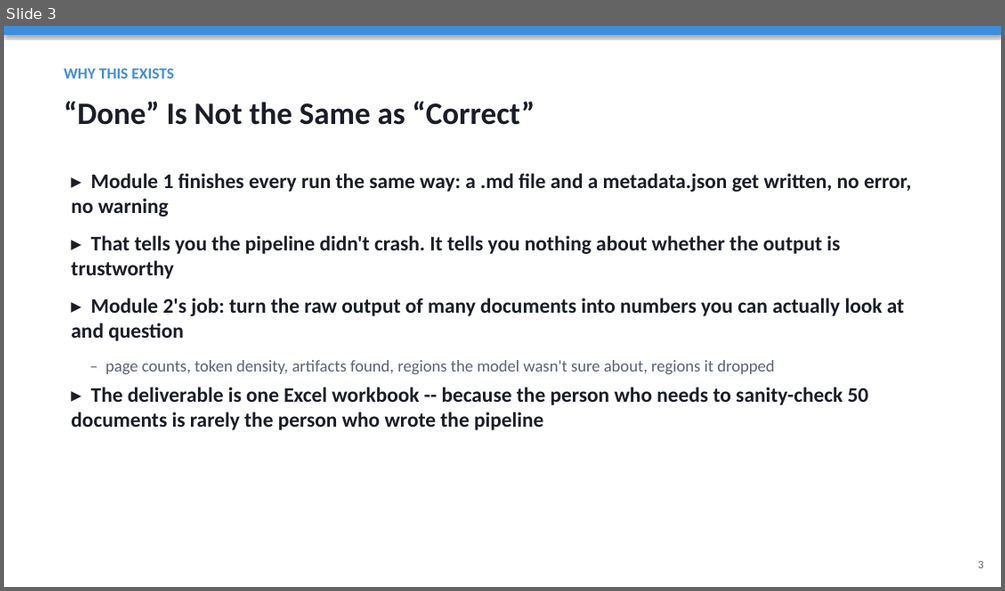
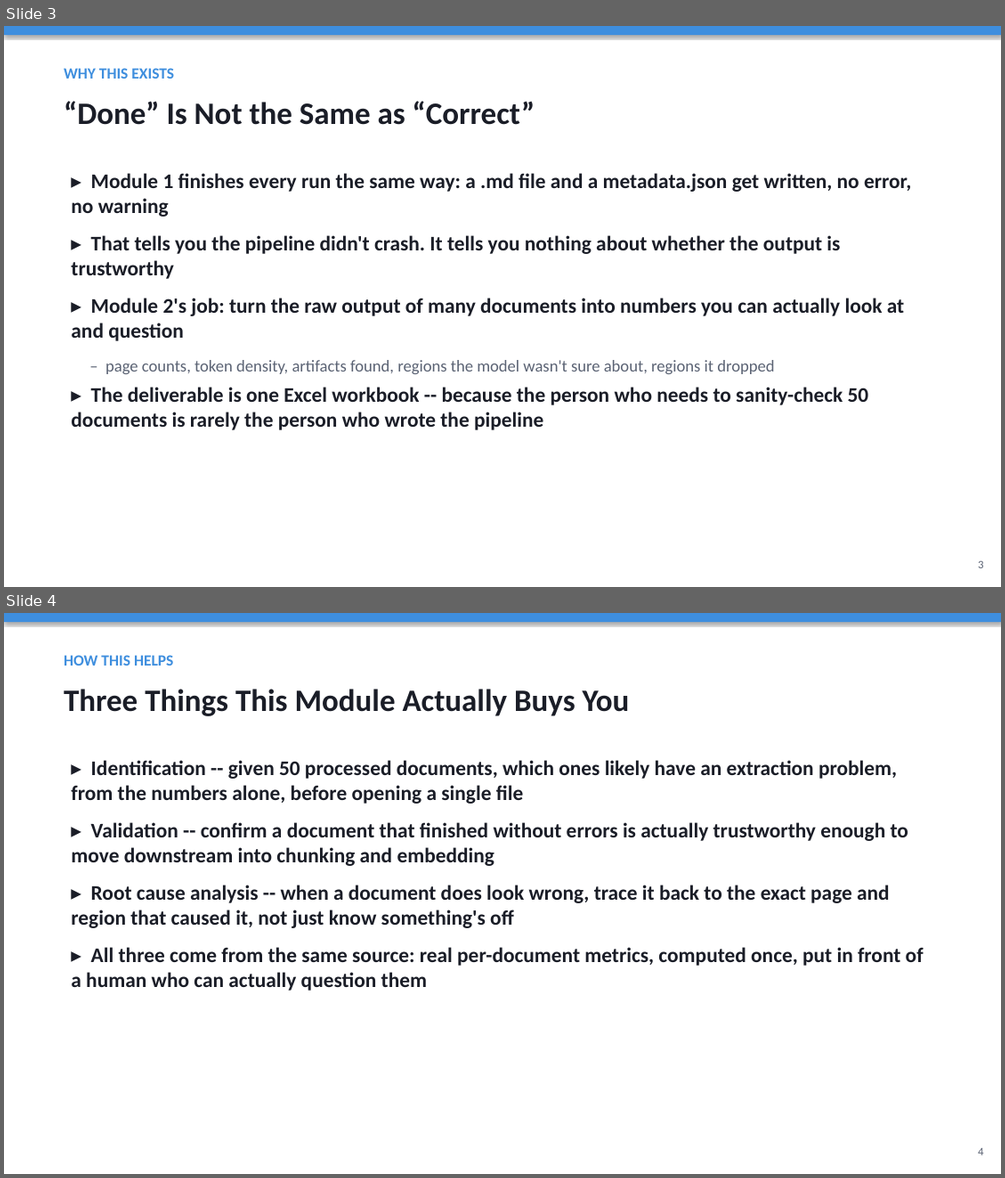
Before and after one commit to HITTESH2003/TRAINING, a slide deck: 2. ANALYSIS/Analysis_Module_Overview.pptx. Shown one above the other, each under a label of ours: slide 3 before the commit, slides 3 and 4 after it. The pictures are 1005x591 and 1005x1178 pixels, drawn with LibreOffice and Linux fonts; fonts in the diff are those of the drawing. Boxes give left, top, right and bottom in pixels: in the first picture for what was removed or moved away, otherwise in the second. Text is boxed around its words. In the diff, an @@ line names an element or a change of style, - is before the commit and + after.

```diff
--- a/2. ANALYSIS/Analysis_Module_Overview.pptx
+++ b/2. ANALYSIS/Analysis_Module_Overview.pptx
@@ slide 4 added at box(4, 613, 1001, 1174), background #FFFFFF @@
@@ rectangle added at box(4, 613, 1001, 622), fill #3E8EDE @@
@@ text added at box(64, 655, 173, 666), 15 pt, text #3E8EDE, bold @@
+HOW THIS HELPS
@@ text added at box(64, 689, 630, 716), 30 pt, text #1A1D27, bold @@
+Three Things This Module Actually Buys You
@@ text added at box(71, 760, 923, 990), 20 pt, text #1A1D27, bold @@
+▸ Identification -- given 50 processed documents, which ones likely have an extraction problem, from the numbers alone, before opening a single file
+▸ Validation -- confirm a document that finished without errors is actually trustworthy enough to move downstream into chunking and embedding
+▸ Root cause analysis -- when a document does look wrong, trace it back to the exact page and region that caused it, not just know something's off
+▸ All three come from the same source: real per-document metrics, computed once, put in front of a human who can actually question them
@@ text added at box(978, 1148, 983, 1155), 11 pt, text #5B6374 @@
+4
```
Also in this commit, not shown: 10 slides changed, 5 slides removed, 1 other file.
